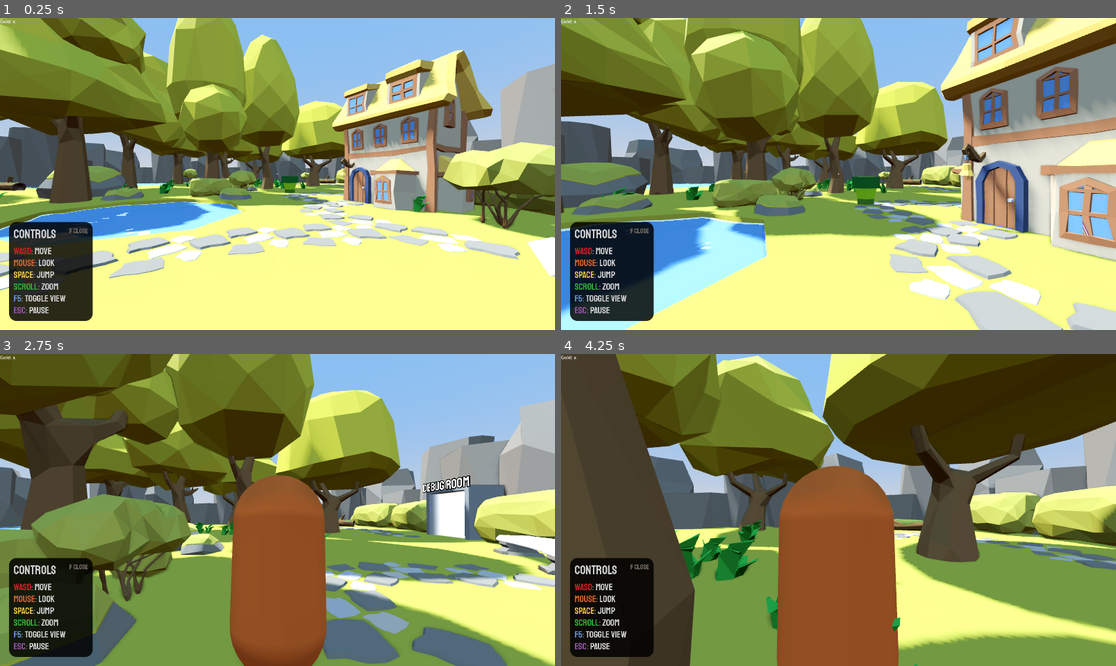
Above: before the commit, frames 1-4 (two rows, left to right).
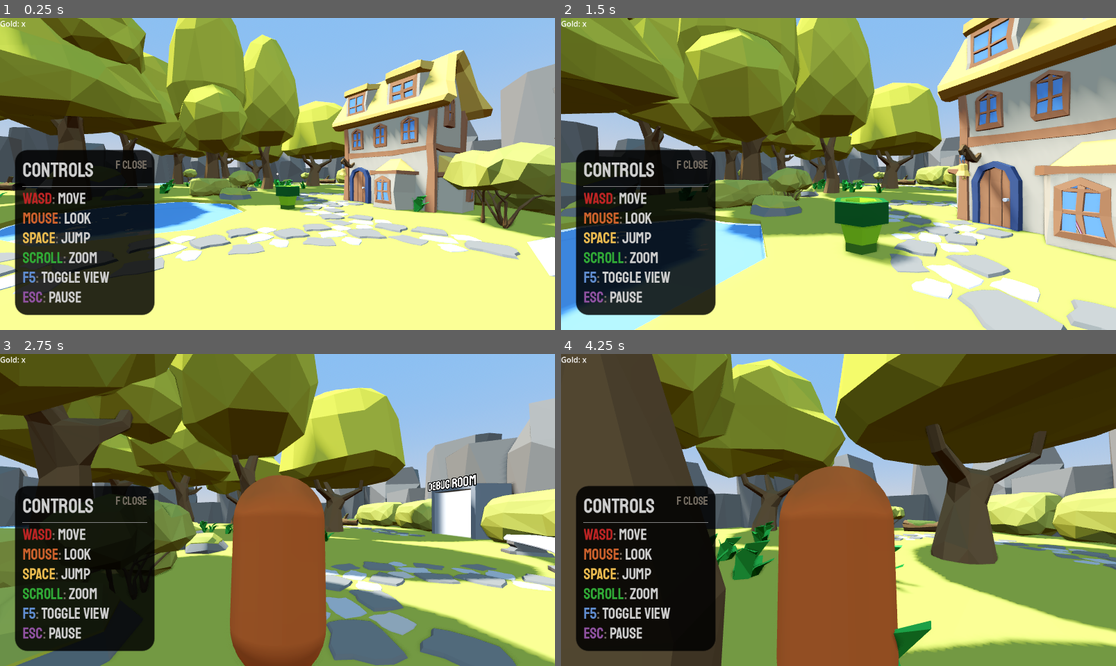
Above: after the commit, the same moments.

Repository: Noah-Wizard/Incremental-Megasteucture
Game: Godot game, scene res://Levels/TestLevel.tscn
The game is run twice, just before and just after one commit, with the same random seed, the same clock (stepped at 60 frames per second) and the same inputs.
Inputs (mouse positions are in pixels of both pictures, inside the frame that each line leads up to):
- Up to frame 1 (0.25 s): no input
- Up to frame 2 (1.5 s): tap Enter (ui_accept) at 0.5 s; move the mouse to (866, 174) at 0.52 s; press the mouse at (866, 174) at 0.53 s; hold W (move_forward) from 0.53 s (still down); tap Space (jump) at 0.77 s; move the mouse to (810, 174) at 1.27 s; release the mouse at (810, 174) at 1.28 s; tap Mouse wheel up (zoom_in) at 1.35 s
- Up to frame 3 (2.75 s): keep holding W (move_forward); tap Space (jump) at 1.52 s; move the mouse to (288, 503) at 2.02 s; hold Mouse wheel down (zoom_out) from 2.03 s (still down)
- Up to frame 4 (4.25 s): keep holding W (move_forward); move the mouse to (832, 516) at 2.77 s; release Mouse wheel down (zoom_out) at 2.78 s; click (832, 516) at 2.85 s; tap Space (jump) at 3.02, 3.77 s; move the mouse to (877, 513) at 3.52 s; hold Mouse wheel up (zoom_in) from 3.53 s (still down)

The runs differ from the first frame. In frame 1, 13% of the frame differs, in the area x 0-100%, y 0-98%; in frame 2, 32%; in frame 3, 25%; in frame 4, 34%, in the area x 0-100%, y 0-100%.

Commit message:
fussed w/lighting. pickup checks for player.

Diff:
--- a/3D Models/pick_up.gd
+++ b/3D Models/pick_up.gd
@@ -2,6 +2,6 @@
 
 signal picked_up
 
-func _on_body_entered(_body: Node3D) -> void:
-	#if body == player:
-	picked_up.emit()
+func _on_body_entered(body: Node3D) -> void:
+	if body is Player:
+		picked_up.emit()
--- a/3D Models/pick_up.tscn
+++ b/3D Models/pick_up.tscn
@@ -14,6 +14,7 @@
 script = ExtResource("1_14x6p")
 
 [node name="junk01" parent="." unique_id=1078730069 instance=ExtResource("2_st0j4")]
+transform = Transform3D(1, 0, 0, 0, 1, 0, 0, 0, 1, 0, 0, 0.5)
 
 [node name="CollisionShape3D" type="CollisionShape3D" parent="." unique_id=1046025806]
 transform = Transform3D(1, 0, 0, 0, 1, 0, 0, 0, 1, 0.025019228, 0.59285235, -0.47301844)
--- a/Controller/Player.tscn
+++ b/Controller/Player.tscn
@@ -107,12 +107,12 @@
 
 [sub_resource type="AnimationLibrary" id="AnimationLibrary_56ijk"]
 _data = {
-"Idle": SubResource("Animation_i4k0q"),
-"LeanBackward": SubResource("Animation_fdc5i"),
-"LeanForwards": SubResource("Animation_gv67s"),
-"LeanLeft": SubResource("Animation_c5eoi"),
-"LeanRight": SubResource("Animation_6po8p"),
-"RESET": SubResource("Animation_pqxi5")
+&"Idle": SubResource("Animation_i4k0q"),
+&"LeanBackward": SubResource("Animation_fdc5i"),
+&"LeanForwards": SubResource("Animation_gv67s"),
+&"LeanLeft": SubResource("Animation_c5eoi"),
+&"LeanRight": SubResource("Animation_6po8p"),
+&"RESET": SubResource("Animation_pqxi5")
 }
 
 [sub_resource type="StandardMaterial3D" id="StandardMaterial3D_mx3t8"]
@@ -211,34 +211,30 @@
 [sub_resource type="AudioStreamRandomizer" id="AudioStreamRandomizer_8skvo"]
 streams_count = 1
 stream_0/stream = ExtResource("3_wfp7i")
-stream_0/weight = 1.0
 
 [sub_resource type="AudioStreamRandomizer" id="AudioStreamRandomizer_l80nr"]
 random_pitch = 1.1
 random_volume_offset_db = 0.5
 streams_count = 1
 stream_0/stream = ExtResource("4_0mhnh")
-stream_0/weight = 1.0
-
-[node name="Player" type="CharacterBody3D" groups=["Player"]]
+
+[node name="Player" type="CharacterBody3D" unique_id=1774909179 groups=["Player"]]
 floor_max_angle = 0.872665
 script = ExtResource("1_12if5")
 
-[node name="BasePivot" type="Node3D" parent="."]
-transform = Transform3D(0.999403, -0.0341708, -0.00518501, 0.0345599, 0.989665, 0.139173, 0.000375782, -0.139269, 0.990255, 0, -1, 0)
-
-[node name="AnimationPlayer" type="AnimationPlayer" parent="BasePivot"]
-libraries = {
-"": SubResource("AnimationLibrary_56ijk")
-}
-
-[node name="ProtoMesh" type="MeshInstance3D" parent="BasePivot"]
+[node name="BasePivot" type="Node3D" parent="." unique_id=1355147821]
+transform = Transform3D(0.99940294, -0.034170777, -0.0051850127, 0.034559883, 0.989665, 0.13917282, 0.00037578229, -0.13926883, 0.990255, 0, -1, 0)
+
+[node name="AnimationPlayer" type="AnimationPlayer" parent="BasePivot" unique_id=505175869]
+libraries/ = SubResource("AnimationLibrary_56ijk")
+
+[node name="ProtoMesh" type="MeshInstance3D" parent="BasePivot" unique_id=1014259990]
 transform = Transform3D(1, 0, 0, 0, 1, 0, 0, 0, 1, 0, 1, 0)
 material_override = SubResource("StandardMaterial3D_mx3t8")
 mesh = SubResource("CapsuleMesh_leh0u")
 skeleton = NodePath("../..")
 
-[node name="RunParticles" type="GPUParticles3D" parent="BasePivot"]
+[node name="RunParticles" type="GPUParticles3D" parent="BasePivot" unique_id=547213219]
 cast_shadow = 0
 emitting = false
 amount = 32
@@ -246,7 +242,7 @@
 process_material = SubResource("ParticleProcessMaterial_c2uhr")
 draw_pass_1 = SubResource("SphereMesh_jdvgd")
 
-[node name="JumpParticles" type="GPUParticles3D" parent="BasePivot"]
+[node name="JumpParticles" type="GPUParticles3D" parent="BasePivot" unique_id=1230891305]
 cast_shadow = 0
 emitting = false
 amount = 6
@@ -256,45 +252,43 @@
 process_material = SubResource("ParticleProcessMaterial_wnt7s")
 draw_pass_1 = SubResource("SphereMesh_v6snp")
 
-[node name="CollisionShape3D" type="CollisionShape3D" parent="."]
+[node name="CollisionShape3D" type="CollisionShape3D" parent="." unique_id=1036629690]
 shape = SubResource("CapsuleShape3D_t7spk")
 
-[node name="CameraTarget" type="Node3D" parent="."]
+[node name="CameraTarget" type="Node3D" parent="." unique_id=1067759936]
 transform = Transform3D(1, 0, 0, 0, 1, 0, 0, 0, 1, 0, 0.57, 0)
 
-[node name="SmoothCamera" type="Camera3D" parent="." node_paths=PackedStringArray("target")]
+[node name="SmoothCamera" type="Camera3D" parent="." unique_id=1179216112 node_paths=PackedStringArray("target")]
 transform = Transform3D(1, 0, 0, 0, 1, 0, 0, 0, 1, 0, 0.6, 0)
 cull_mask = 1047549
 current = true
 script = ExtResource("2_e12si")
 target = NodePath("../CameraTarget")
 
-[node name="SpringArm3D" type="SpringArm3D" parent="SmoothCamera"]
+[node name="SpringArm3D" type="SpringArm3D" parent="SmoothCamera" unique_id=557932670]
 unique_name_in_owner = true
 shape = SubResource("SeparationRayShape3D_v6a6g")
 spring_length = 4.0
 
-[node name="ThirdPersonCamera" type="Camera3D" parent="SmoothCamera/SpringArm3D"]
+[node name="ThirdPersonCamera" type="Camera3D" parent="SmoothCamera/SpringArm3D" unique_id=818156640]
 unique_name_in_owner = true
-
-[node name="AnimationTree" type="AnimationTree" parent="."]
+far = 50.0
+
+[node name="AnimationTree" type="AnimationTree" parent="." unique_id=946139855]
 root_node = NodePath("../BasePivot")
-libraries = {
-"": SubResource("AnimationLibrary_56ijk")
-}
 tree_root = SubResource("AnimationNodeBlendSpace2D_e0dl0")
 anim_player = NodePath("../BasePivot/AnimationPlayer")
 parameters/blend_position = Vector2(0, 0)
 
-[node name="Audio" type="Node3D" parent="."]
-
-[node name="JumpAudio" type="AudioStreamPlayer3D" parent="Audio"]
+[node name="Audio" type="Node3D" parent="." unique_id=2006914145]
+
+[node name="JumpAudio" type="AudioStreamPlayer3D" parent="Audio" unique_id=1914736839]
 unique_name_in_owner = true
 stream = SubResource("AudioStreamRandomizer_8skvo")
 max_db = -15.0
 bus = &"SFX"
 
-[node name="RunAudio" type="AudioStreamPlayer3D" parent="Audio"]
+[node name="RunAudio" type="AudioStreamPlayer3D" parent="Audio" unique_id=928992697]
 unique_name_in_owner = true
 stream = SubResource("AudioStreamRandomizer_l80nr")
 volume_db = -8.0
@@ -302,7 +296,7 @@
 pitch_scale = 2.0
 bus = &"SFX"
 
-[node name="FootstepTimer" type="Timer" parent="Audio"]
+[node name="FootstepTimer" type="Timer" parent="Audio" unique_id=953886274]
 wait_time = 0.2
 autostart = true
 
--- a/Levels/TestLevel.tscn
+++ b/Levels/TestLevel.tscn
@@ -106,10 +106,7 @@
 [node name="DirectionalLight3D" type="DirectionalLight3D" parent="." unique_id=2124879743]
 transform = Transform3D(-0.866025, -0.433013, 0.25, 0, 0.5, 0.866025, -0.5, 0.75, -0.433013, 0, 0, 0)
 shadow_enabled = true
-shadow_blur = 1.5
-directional_shadow_split_2 = 0.15
 directional_shadow_blend_splits = true
-directional_shadow_pancake_size = 10.0
 
 [node name="WorldEnvironment" type="WorldEnvironment" parent="." unique_id=21085633]
 environment = ExtResource("1_s1ocm")
@@ -461,8 +458,8 @@
 
 [node name="Pickups" type="Node3D" parent="." unique_id=1424379692]
 
-[node name="GreenCup" parent="Pickups" unique_id=1078730069 instance=ExtResource("19_8lo6y")]
-transform = Transform3D(1, 0, 0, 0, 1, 0, 0, 0, 1, 0, 0.36634684, 10.778097)
+[node name="GreenCup" parent="Pickups" unique_id=15708733 instance=ExtResource("19_8lo6y")]
+transform = Transform3D(1, 0, 0, 0, 1, 0, 0, 0, 1, -3.5657523, -0.031187415, 9.964978)
 
 [editable path="Environment/Grass/GrassMultiMeshInstance3D/Grass_Vege2"]
 [editable path="Environment/Grass/GrassMultiMeshInstance3D2/Grass_Vege2"]
--- a/project.godot
+++ b/project.godot
@@ -28,11 +28,6 @@
 
 UserInterface="*res://UserInterface/UserInterface.tscn"
 IncrementalsGlobalProcessing="*uid://pxirqpvw6jue"
-
-[display]
-
-window/size/viewport_width=1920
-window/size/viewport_height=1080
 
 [file_customization]
 
@@ -100,5 +95,6 @@
 
 renderer/rendering_method="gl_compatibility"
 renderer/rendering_method.mobile="gl_compatibility"
+shading/overrides/force_vertex_shading=true
 anti_aliasing/quality/msaa_3d=2
 anti_aliasing/quality/screen_space_aa=1
Not shown: 1 places in Controller/Player.tscn that only renumber resources
